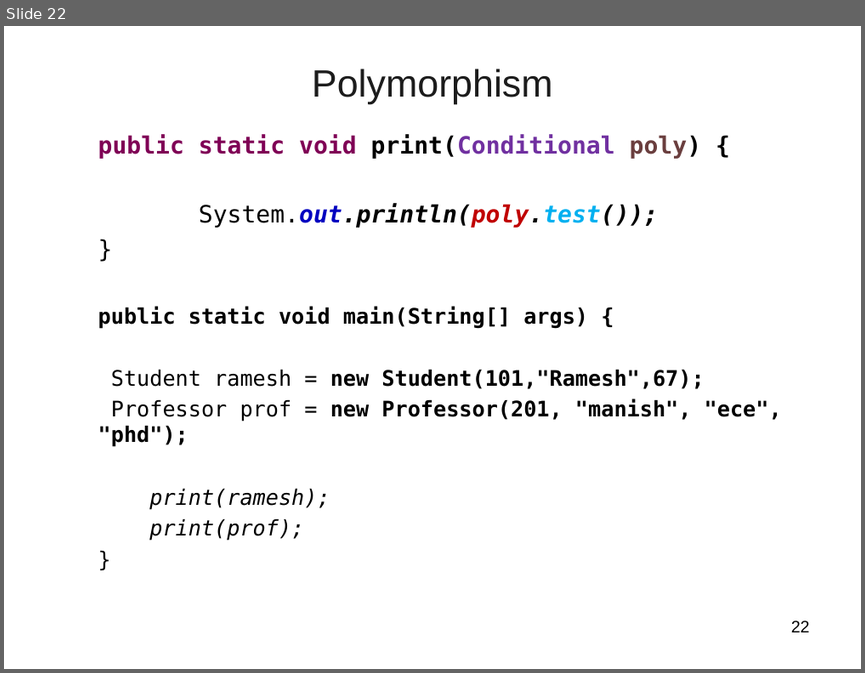
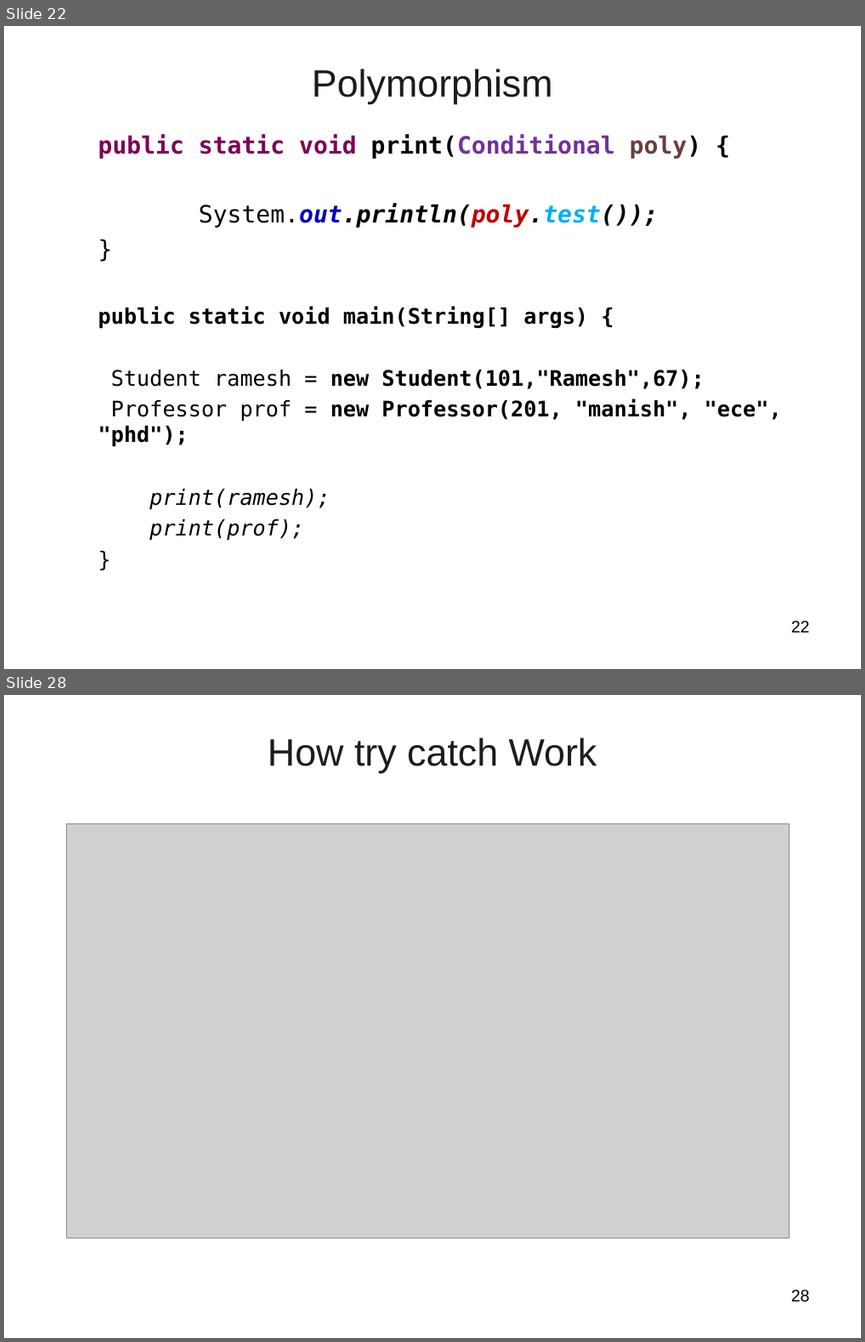
Before and after one commit to vatsanTraining/training_sept_2023, a slide deck: Java_Day_Two.ppt. Shown one above the other, each under a label of ours: slide 22 before the commit, slides 22 and 28 after it; the slides between them are not shown. The pictures are 865x673 and 865x1342 pixels, drawn with LibreOffice and Linux fonts; fonts in the diff are those of the drawing; grey boxes stand for pictures; background and template pictures are left out. Boxes give left, top, right and bottom in pixels: in the first picture for what was removed or moved away, otherwise in the second. Text is boxed around its words. In the diff, an @@ line names an element or a change of style, - is before the commit and + after.

```diff
--- a/Java_Day_Two.ppt
+++ b/Java_Day_Two.ppt
@@ slide 28 added at box(4, 695, 861, 1338), background picture (left out) @@
@@ title added at box(268, 737, 597, 773), 32 pt, text #1C1C1C @@
+How try catch Work
@@ picture added at box(67, 823, 789, 1237) @@
@@ page number added at box(791, 1289, 810, 1302), 14 pt, text #000000 @@
+28
```
Also in this commit, not shown: 61 other slides added, 5 slides removed, 5 other files.
